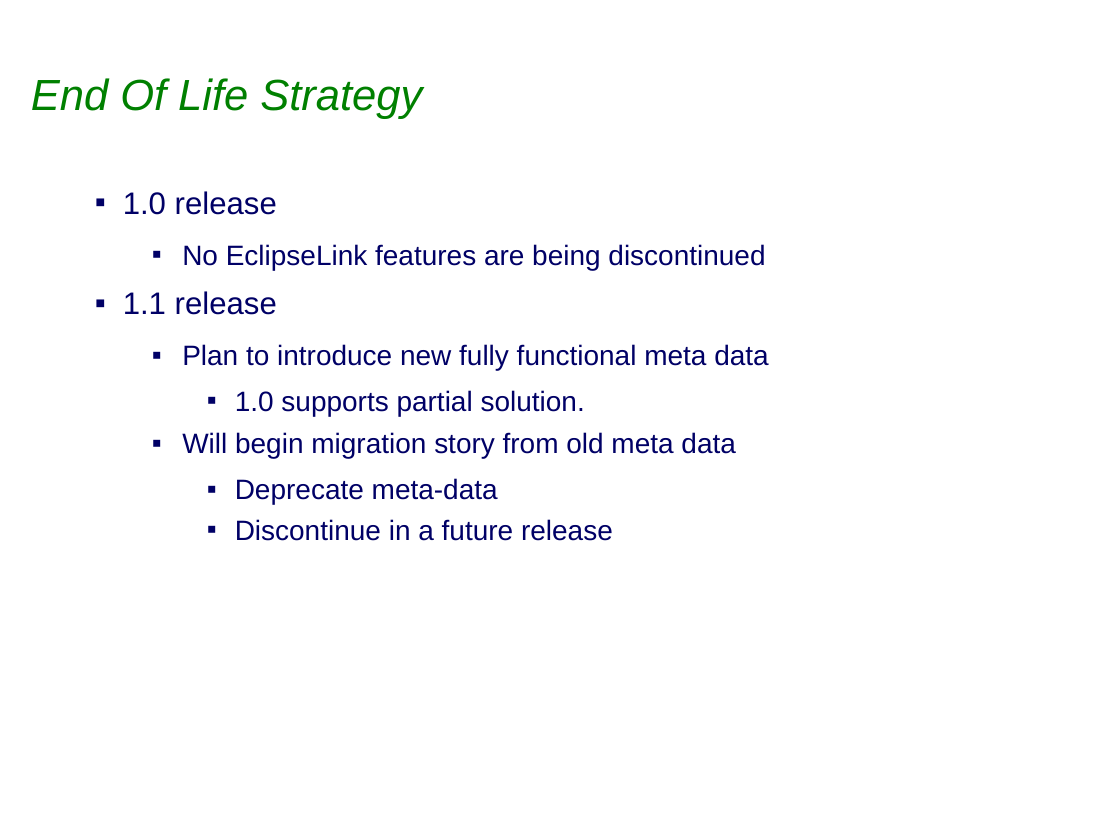
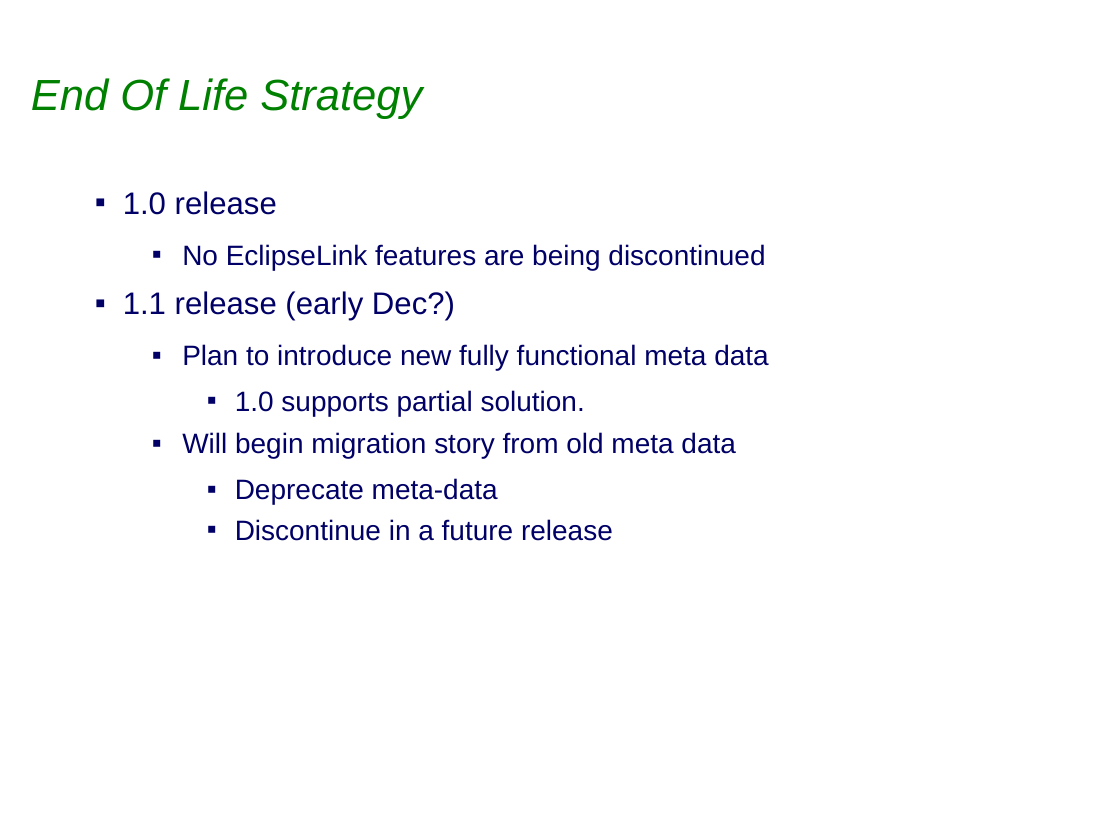
Before and after one commit to bfg-repo-cleaner-demos/eclipselink.runtime-bfg-strip-big-blobs, a slide deck: slide 18 of project-admin/Graduation_Release_Review.ppt (slide 17 before the commit). Drawn at 1120x840 pixels with LibreOffice and Linux fonts; fonts in the diff are those of the drawing; background and template pictures are left out. Boxes give left, top, right and bottom in pixels: in the first picture for what was removed or moved away, otherwise in the second. Text is boxed around its words. In the diff, an @@ line names an element or a change of style, - is before the commit and + after.

```diff
--- a/project-admin/Graduation_Release_Review.ppt
+++ b/project-admin/Graduation_Release_Review.ppt
@@ text at (123,291,455,321): text changed @@
-▪ 1.1 release
+▪ 1.1 release (early Dec?)
```
Also in this commit, not shown: 4 other slides changed, 1 slide added.
